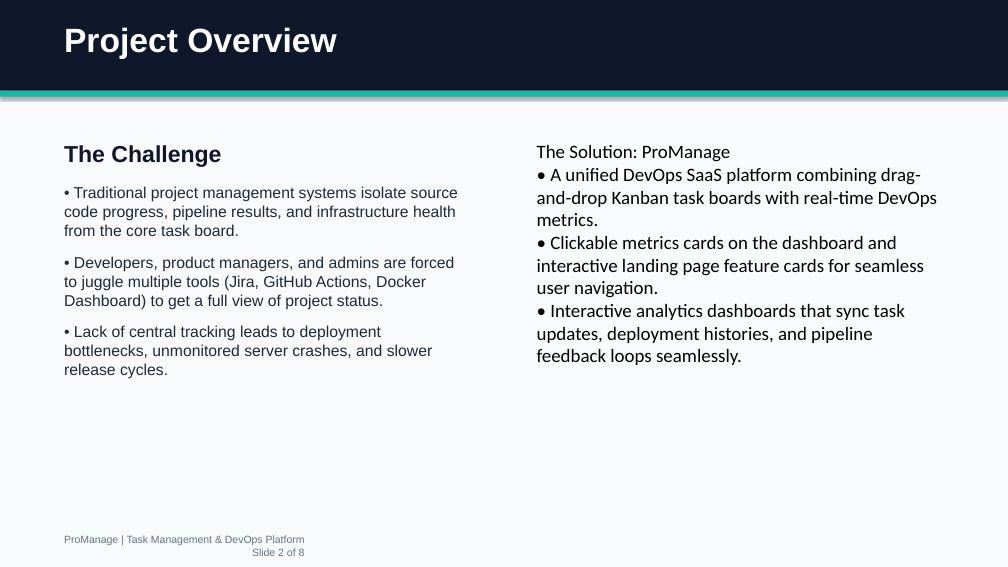
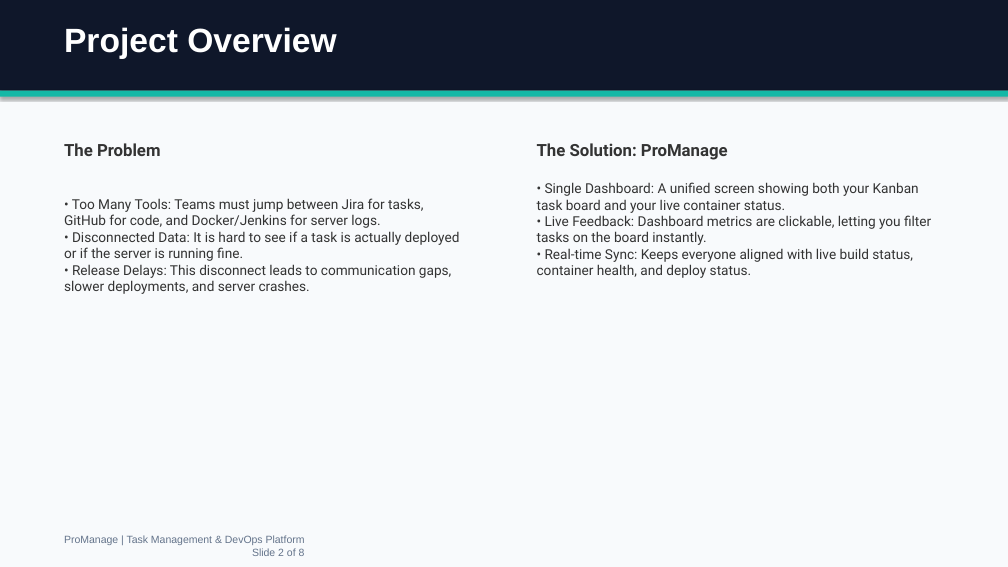
Before and after one commit to Prashant9128/ProManage, a slide deck: slide 2 of ProManage_Presentation.pptx. Drawn at 1008x567 pixels with LibreOffice and Linux fonts; fonts in the diff are those of the drawing. Boxes give left, top, right and bottom in pixels: in the first picture for what was removed or moved away, otherwise in the second. Text is boxed around its words. In the diff, an @@ line names an element or a change of style, - is before the commit and + after.

Commit message:
docs: update ProManage presentation with simplified words and Jenkins pipeline info

```diff
--- a/ProManage_Presentation.pptx
+++ b/ProManage_Presentation.pptx
@@ text at [64,143,460,294]: text changed; size 15 to 13 pt; font Arial to Roboto; text colour #1E293B to #333333 @@
-The Challenge
-• Traditional project management systems isolate source code progress, pipeline results, and infrastructure health from the core task board.
-• Developers, product managers, and admins are forced to juggle multiple tools (Jira, GitHub Actions, Docker Dashboard) to get a full view of project status.
-• Lack of central tracking leads to deployment bottlenecks, unmonitored server crashes, and slower release cycles.
+The Problem
+• Too Many Tools: Teams must jump between Jira for tasks, GitHub for code, and Docker/Jenkins for server logs.
+• Disconnected Data: It is hard to see if a task is actually deployed or if the server is running fine.
+• Release Delays: This disconnect leads to communication gaps, slower deployments, and server crashes.
@@ text at [537,143,728,160]: size 18 to 16 pt, font Calibri to Roboto, text colour #000000 to #333333, bold on in "The Solution: ProManage" @@
@@ text at [537,182,931,278]: text changed; size 18 to 13 pt; font Calibri to Roboto; text colour #000000 to #333333 @@
-• A unified DevOps SaaS platform combining drag-and-drop Kanban task boards with real-time DevOps metrics.
-• Clickable metrics cards on the dashboard and interactive landing page feature cards for seamless user navigation.
-• Interactive analytics dashboards that sync task updates, deployment histories, and pipeline feedback loops seamlessly.
+• Single Dashboard: A unified screen showing both your Kanban task board and your live container status.
+• Live Feedback: Dashboard metrics are clickable, letting you filter tasks on the board instantly.
+• Real-time Sync: Keeps everyone aligned with live build status, container health, and deploy status.
```
Also in this commit, not shown: 7 other slides changed.
